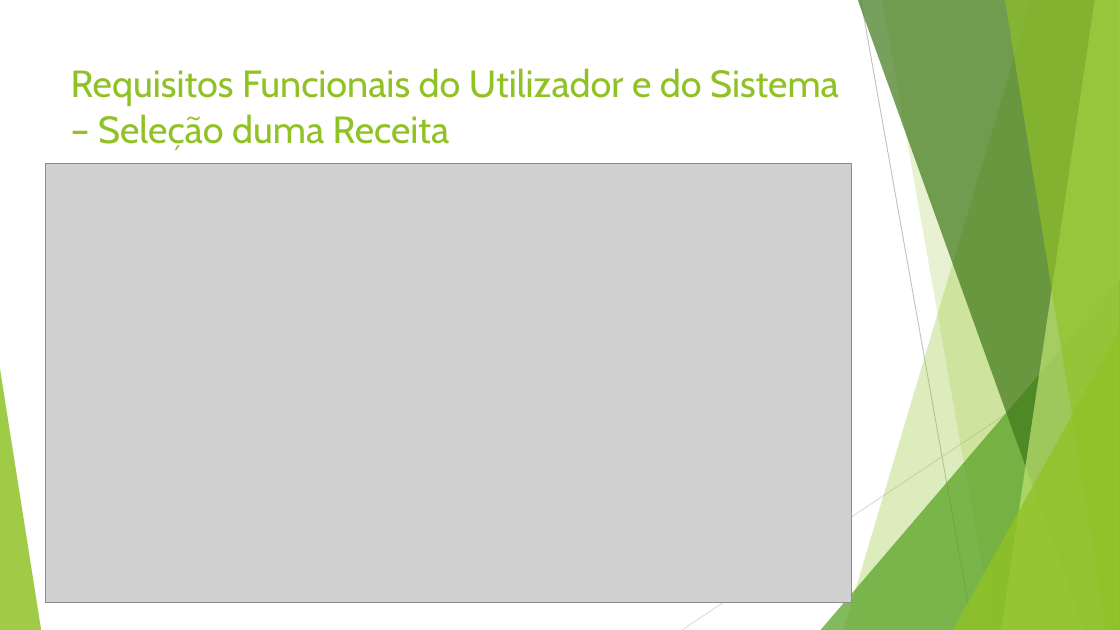
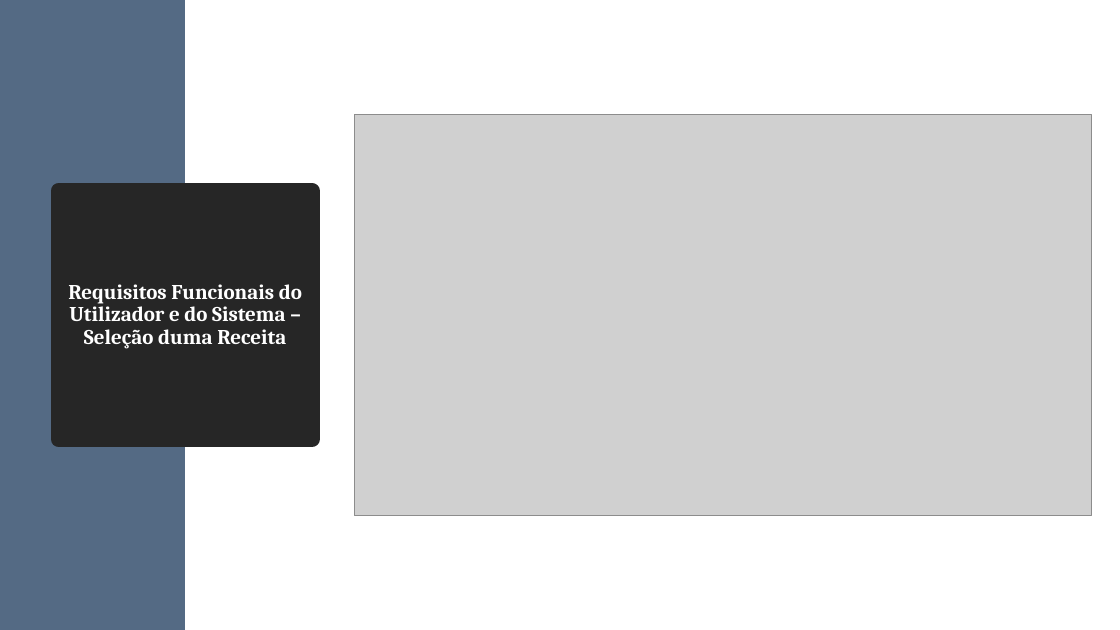
Before and after one commit to diogofbraga/MyChef, a slide deck: slide 4 of Especificacao/FeelItaly.pptx. Drawn at 1120x630 pixels with LibreOffice and Linux fonts; fonts in the diff are those of the drawing; grey boxes stand for pictures. Boxes give left, top, right and bottom in pixels: in the first picture for what was removed or moved away, otherwise in the second. Text is boxed around its words. In the diff, an @@ line names an element or a change of style, - is before the commit and + after.

```diff
--- a/Especificacao/FeelItaly.pptx
+++ b/Especificacao/FeelItaly.pptx
@@ rectangle added at bbox=[0, 0, 185, 630], fill #546A84 @@
@@ picture: place and size @@
-picture at bbox=[46, 163, 853, 602]
+picture at bbox=[355, 114, 1092, 516]
@@ title "Requisitos Funcionais do Utilizador e ...": place and size @@
-title "Requisitos Funcionais do Utilizador e ..." at bbox=[71, 68, 839, 150]
+title "Requisitos Funcionais do Utilizador e ..." at bbox=[59, 191, 312, 439]
@@ title "Requisitos Funcionais do Utilizador e ..." at bbox=[59, 191, 312, 439]: size 32.4 to 18 pt, font Cabin to Cambria, text colour #90C226 to #FFFFFF, bold on; alignment left to centre; line spacing 1 to 0.9; vertical alignment top to middle; fill none to #262626; outline none to #262626 13.75 pt @@
@@ group removed at bbox=[0, 0, 1120, 630]: 5 freeform shapes, 3 triangles, 2 lines @@
```
Also in this commit, not shown: 8 other slides changed, 7 slides added.
